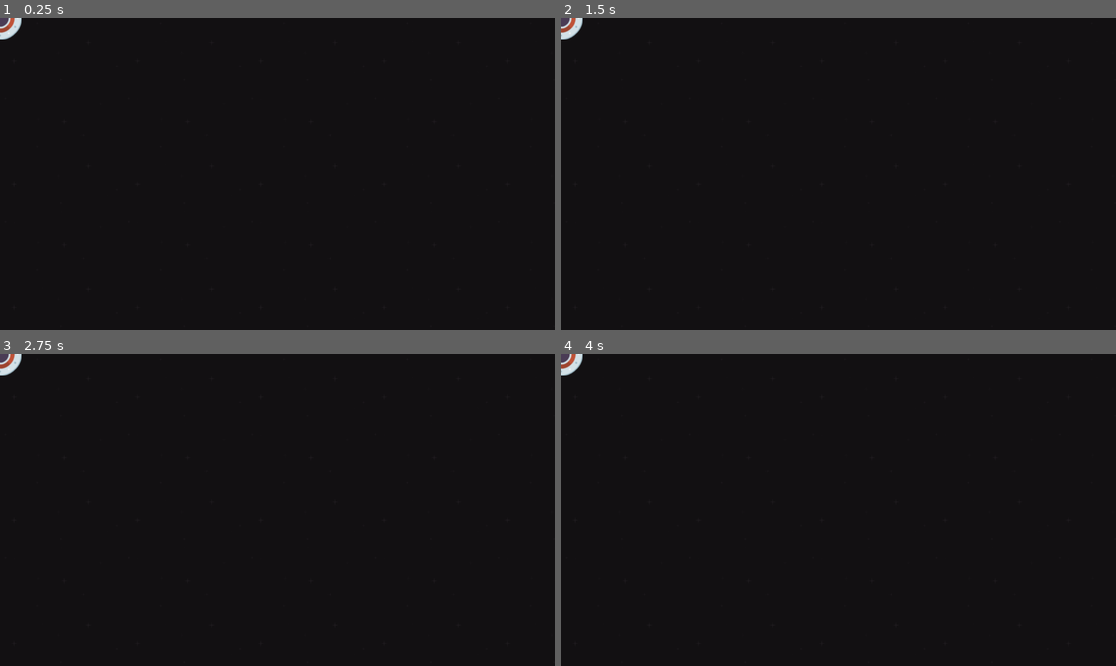
Above: before the commit, frames 1-4 (two rows, left to right).
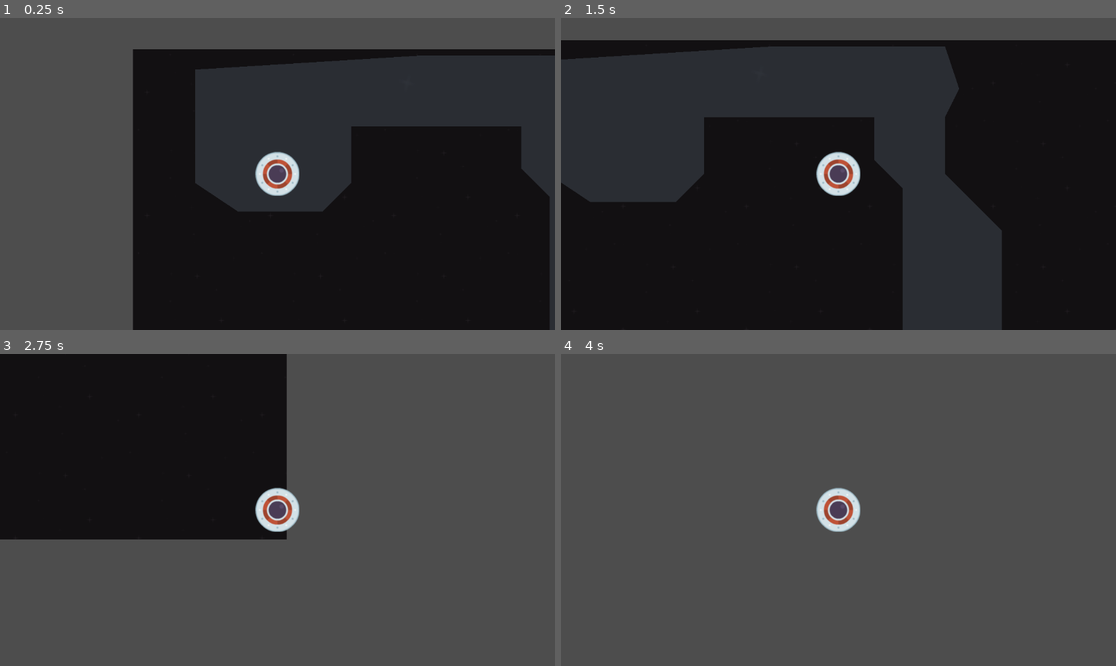
Above: after the commit, the same moments.

Repository: velociraptor98/GodotTut
Game: Godot game, scene res://Level/level_1.tscn
Two runs of this game, one before a commit and one after it. Both use one fixed random seed, a clock stepped at 60 frames per second and the inputs below.
Inputs:
- Up to frame 1 (0.25 s): no input
- Up to frame 2 (1.5 s): tap Enter at 0.5 s; hold D (move_right, bound only after the commit) 0.53-1.28 s; hold S (move_down, bound only after the commit) from 1.28 s (still down)
- Up to frame 3 (2.75 s): release S (move_down, bound only after the commit) at 2.03 s; hold D (move_right, bound only after the commit) from 2.03 s (still down)
- Up to frame 4 (4 s): release D (move_right, bound only after the commit) at 2.78 s; hold W (move_up, bound only after the commit) 2.78-3.53 s; tap Space at 3.5 s; hold A (move_left, bound only after the commit) from 3.53 s (still down)

The runs differ from the first frame. In frame 1, 54% of the frame differs, in the area x 0-100%, y 0-100%; in frame 2, 40%; in frame 3, 70%; in frame 4, 100%.

Commit message:
more tutorial progress

Diff:
--- /dev/null
+++ b/Entities/MazeArea.tscn
@@ -0,0 +1,14 @@
+[gd_scene load_steps=2 format=3 uid="uid://c1kk7hsexkxgb"]
+
+[ext_resource type="Texture2D" uid="uid://b6saj64sgvr0e" path="res://Sprites/blue.png" id="1_pk240"]
+
+[node name="Area2D" type="Area2D"]
+
+[node name="CollisionPolygon2D" type="CollisionPolygon2D" parent="."]
+polygon = PackedVector2Array(-32, -32, -32, 32, -8, 48, 40, 48, 56, 32, 56, 0, 152, 0, 152, 24, 168, 40, 168, 72, 168, 112, 168, 160, 136, 176, 48, 176, 48, 216, 136, 216, 192, 192, 224, 168, 224, 112, 224, 64, 192, 32, 192, 0, 200, -16, 192, -40, 144, -40, 96, -40)
+
+[node name="Polygon2D" type="Polygon2D" parent="."]
+texture_repeat = 2
+texture = ExtResource("1_pk240")
+texture_rotation = -1.84132
+polygon = PackedVector2Array(-32, -32, -32, 32, -8, 48, 40, 48, 56, 32, 56, 0, 152, 0, 152, 24, 168, 40, 168, 72, 168, 112, 168, 160, 136, 176, 48, 176, 48, 216, 136, 216, 192, 192, 224, 168, 224, 112, 224, 64, 192, 32, 192, 0, 200, -16, 192, -40, 144, -40, 96, -40)
--- a/Entities/UFO.gd
+++ b/Entities/UFO.gd
@@ -1,11 +1,19 @@
 extends RigidBody2D
 
-
+var movementSpeed: float = 1050.0
 # Called when the node enters the scene tree for the first time.
 func _ready():
-	pass # Replace with function body.
+	#apply_impulse(Vector2(25,0))
+	pass
 
 
 # Called every frame. 'delta' is the elapsed time since the previous frame.
-func _process(delta):
-	pass
+func _physics_process(delta):
+	if(Input.is_action_pressed("move_right")):
+		apply_force(Vector2(movementSpeed,0))
+	if(Input.is_action_pressed("move_left")):
+		apply_force(Vector2(-movementSpeed,0))
+	if(Input.is_action_pressed("move_up")):
+		apply_force(Vector2(0,-movementSpeed))
+	if(Input.is_action_pressed("move_down")):
+		apply_force(Vector2(0,movementSpeed))
--- a/Entities/UFO.tscn
+++ b/Entities/UFO.tscn
@@ -15,3 +15,5 @@
 
 [node name="CollisionShape2D" type="CollisionShape2D" parent="."]
 shape = SubResource("CircleShape2D_r5hfn")
+
+[node name="Camera2D" type="Camera2D" parent="."]
--- a/Level/level_1.tscn
+++ b/Level/level_1.tscn
@@ -1,14 +1,20 @@
-[gd_scene load_steps=3 format=3 uid="uid://cpiuyx47xucpi"]
+[gd_scene load_steps=4 format=3 uid="uid://cpiuyx47xucpi"]
 
 [ext_resource type="Texture2D" uid="uid://dnqjvyfarhomf" path="res://Sprites/black.png" id="1_ecw8p"]
+[ext_resource type="PackedScene" uid="uid://c1kk7hsexkxgb" path="res://Entities/MazeArea.tscn" id="2_ge1rk"]
 [ext_resource type="PackedScene" uid="uid://cy02shq3q4cl4" path="res://Entities/UFO.tscn" id="2_s8url"]
 
 [node name="Level1" type="Node2D"]
 
 [node name="Background" type="TextureRect" parent="."]
-offset_right = 1176.0
-offset_bottom = 680.0
+offset_right = 1872.0
+offset_bottom = 1116.0
 texture = ExtResource("1_ecw8p")
 stretch_mode = 1
 
+[node name="Area2D" parent="." instance=ExtResource("2_ge1rk")]
+position = Vector2(247, 160)
+scale = Vector2(3.68, 3.68)
+
 [node name="UFO" parent="." instance=ExtResource("2_s8url")]
+position = Vector2(300, 259)
--- a/project.godot
+++ b/project.godot
@@ -14,3 +14,26 @@
 run/main_scene="res://Level/level_1.tscn"
 config/features=PackedStringArray("4.2", "Forward Plus")
 config/icon="res://icon.svg"
+
+[input]
+
+move_right={
+"deadzone": 0.5,
+"events": [Object(InputEventKey,"resource_local_to_scene":false,"resource_name":"","device":0,"window_id":0,"alt_pressed":false,"shift_pressed":false,"ctrl_pressed":false,"meta_pressed":false,"pressed":false,"keycode":0,"physical_keycode":68,"key_label":0,"unicode":0,"echo":false,"script":null)
+]
+}
+move_left={
+"deadzone": 0.5,
+"events": [Object(InputEventKey,"resource_local_to_scene":false,"resource_name":"","device":-1,"window_id":0,"alt_pressed":false,"shift_pressed":false,"ctrl_pressed":false,"meta_pressed":false,"pressed":false,"keycode":0,"physical_keycode":65,"key_label":0,"unicode":97,"echo":false,"script":null)
+]
+}
+move_up={
+"deadzone": 0.5,
+"events": [Object(InputEventKey,"resource_local_to_scene":false,"resource_name":"","device":-1,"window_id":0,"alt_pressed":false,"shift_pressed":false,"ctrl_pressed":false,"meta_pressed":false,"pressed":false,"keycode":0,"physical_keycode":87,"key_label":0,"unicode":119,"echo":false,"script":null)
+]
+}
+move_down={
+"deadzone": 0.5,
+"events": [Object(InputEventKey,"resource_local_to_scene":false,"resource_name":"","device":-1,"window_id":0,"alt_pressed":false,"shift_pressed":false,"ctrl_pressed":false,"meta_pressed":false,"pressed":false,"keycode":0,"physical_keycode":83,"key_label":0,"unicode":115,"echo":false,"script":null)
+]
+}
